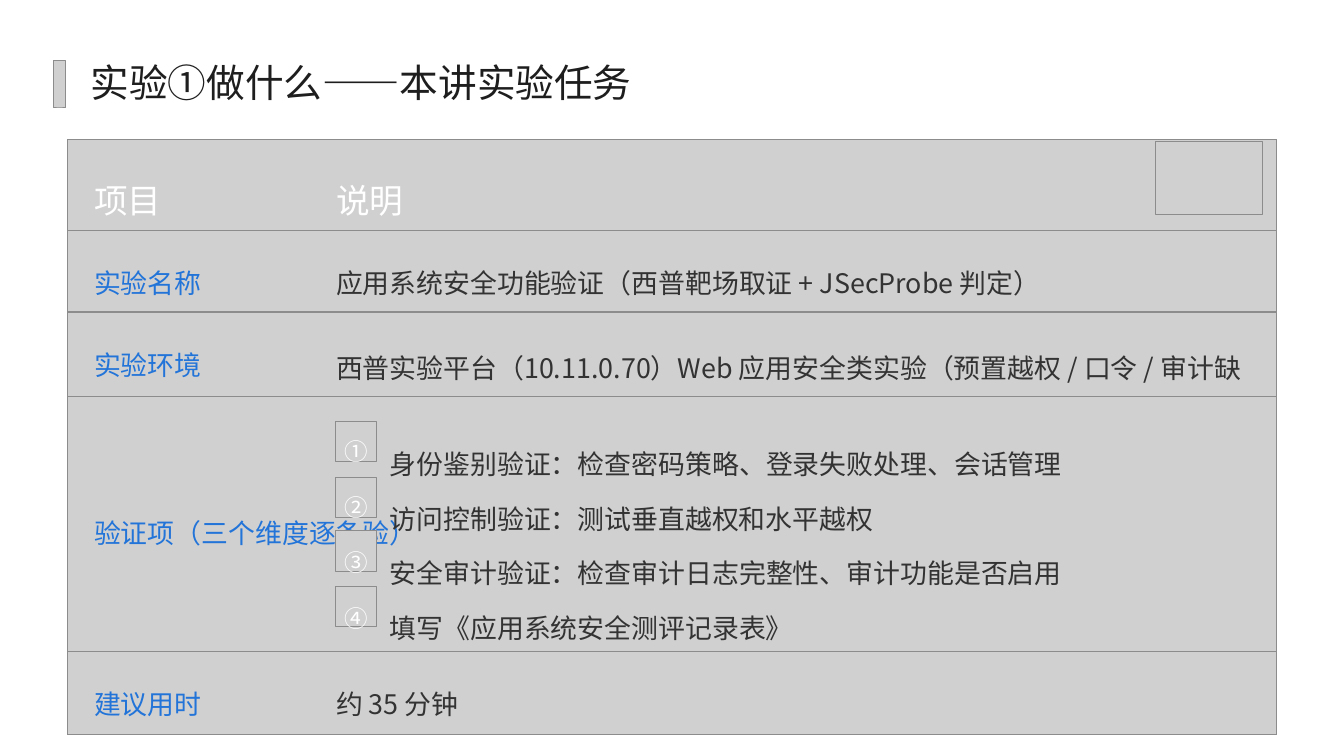
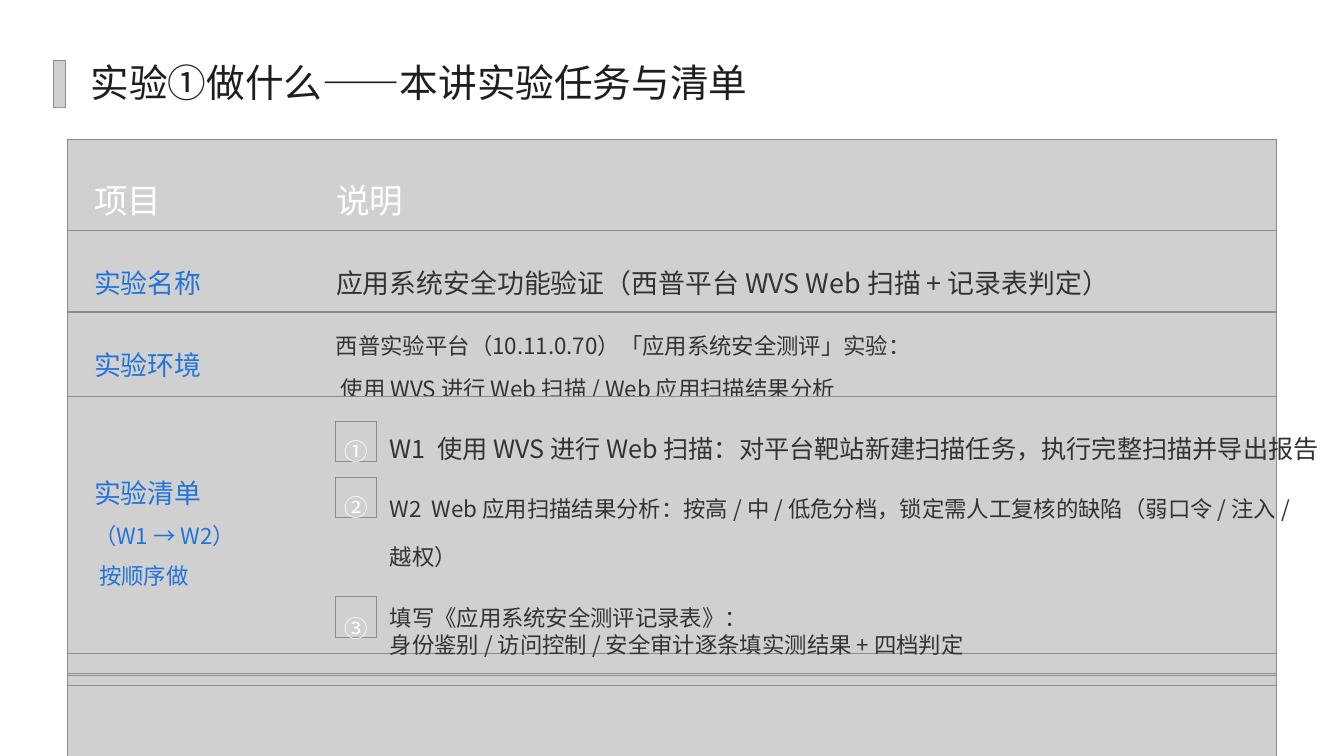
Before and after one commit to yiyimu-ruiruimu/security-assessment-platform, a slide deck: slide 17 of PPT/4.4 应用系统安全功能验证（学生版）.pptx (slide 19 before the commit). Drawn at 1344x756 pixels with LibreOffice and Linux fonts; fonts in the diff are those of the drawing; grey boxes stand for pictures; background and template pictures are left out. Boxes give left, top, right and bottom in pixels: in the first picture for what was removed or moved away, otherwise in the second. Text is boxed around its words. In the diff, an @@ line names an element or a change of style, - is before the commit and + after.

```diff
--- a/PPT/4.4 应用系统安全功能验证（学生版）.pptx
+++ b/PPT/4.4 应用系统安全功能验证（学生版）.pptx
@@ text at [91, 64, 748, 101]: text changed @@
-实验①做什么——本讲实验任务
+实验①做什么——本讲实验任务与清单
@@ picture removed at [1155, 141, 1262, 215] @@
@@ text at [336, 270, 1109, 296]: text changed @@
-应用系统安全功能验证（西普靶场取证 + JSecProbe 判定）
+应用系统安全功能验证（西普平台 WVS Web 扫描 + 记录表判定）
@@ text at [336, 335, 911, 397]: text changed; size 19.2 to 16 pt @@
-西普实验平台（10.11.0.70）Web 应用安全类实验（预置越权 / 口令 / 审计缺陷）+ 本机 JSecProbe V2.0.3
+西普实验平台（10.11.0.70）「应用系统安全测评」实验：
+使用 WVS 进行 Web 扫描 / Web 应用扫描结果分析
@@ text at [390, 432, 1318, 464]: text changed; size 19.2 to 18 pt @@
-身份鉴别验证：检查密码策略、登录失败处理、会话管理
+W1 使用 WVS 进行 Web 扫描：对平台靶站新建扫描任务，执行完整扫描并导出报告
@@ text at [94, 480, 235, 586]: text changed; size 19.2 to 16 pt @@
-验证项（三个维度逐条验）
+实验清单
+（W1 → W2）
+按顺序做
@@ text at [390, 494, 1277, 567]: text changed; size 19.2 to 16 pt @@
-访问控制验证：测试垂直越权和水平越权
+W2 Web 应用扫描结果分析：按高 / 中 / 低危分档，锁定需人工复核的缺陷（弱口令 / 注入 / 越权）
@@ text removed at [390, 560, 1062, 585] @@
-安全审计验证：检查审计日志完整性、审计功能是否启用
@@ picture: place and size @@
-picture at [336, 531, 376, 572]
+picture at [336, 597, 376, 637]
@@ picture removed at [336, 587, 376, 627] @@
@@ text "③": place and size @@
-text "③" at [345, 556, 369, 572]
+text "③" at [345, 622, 369, 638]
@@ text removed at [345, 612, 369, 627] @@
-④
@@ text at [390, 607, 963, 655]: text changed; size 19.2 to 16 pt @@
-填写《应用系统安全测评记录表》
+填写《应用系统安全测评记录表》：
+身份鉴别 / 访问控制 / 安全审计逐条填实测结果 + 四档判定
@@ picture: place and size @@
-picture at [68, 652, 1277, 654]
+picture at [68, 675, 1277, 677]
@@ picture: place and size @@
-picture at [68, 652, 1277, 735]
+picture at [68, 686, 1277, 756]
@@ text removed at [94, 691, 201, 716] @@
-建议用时
@@ text removed at [336, 691, 459, 716] @@
-约 35 分钟
```
Also in this commit, not shown: 9 other slides changed, 5 slides removed, 17 other files.
